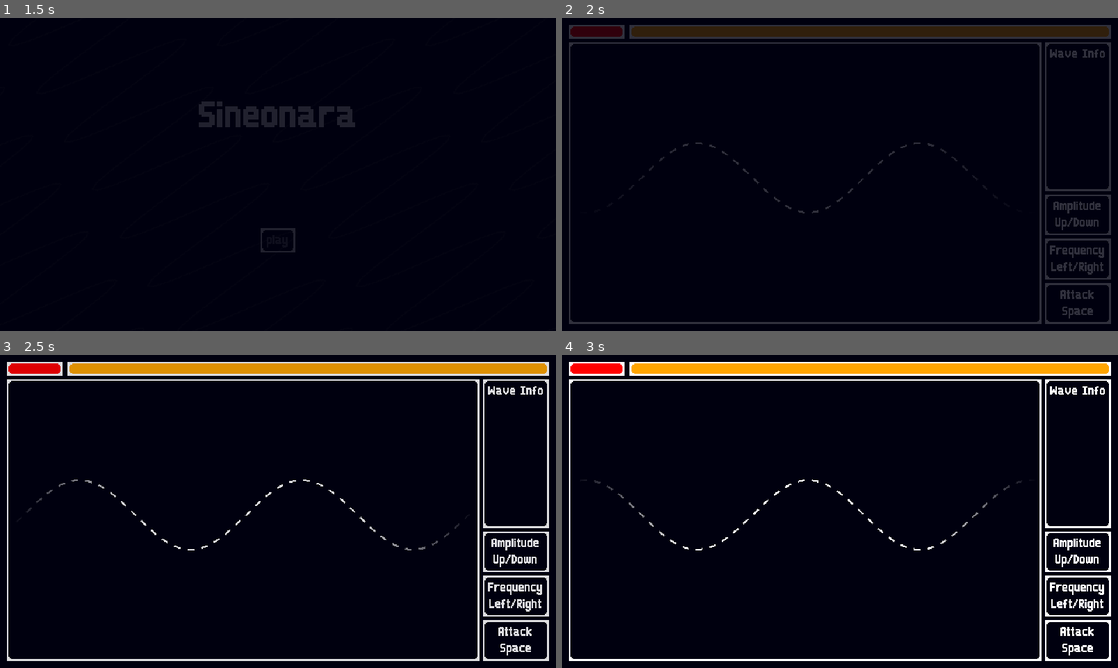
Above: before the commit, frames 1-4 (two rows, left to right).
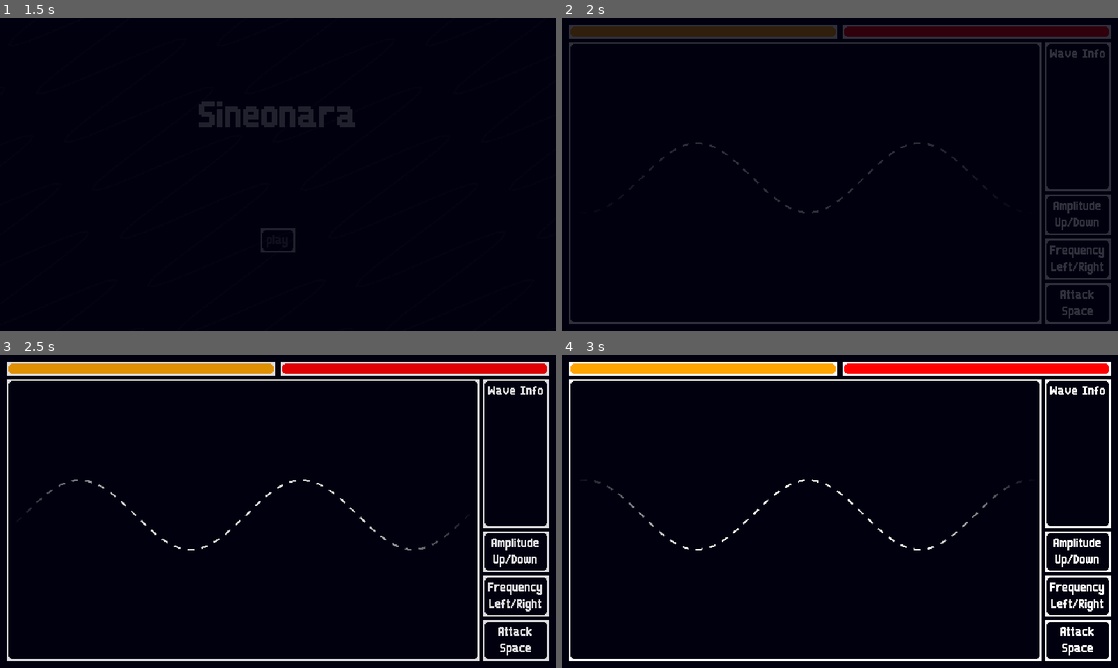
Above: after the commit, the same moments.

Repository: riSygneD/Sineonara
Game: Godot game, scene res://main.tscn
Two runs of this game, one before a commit and one after it. Both use one fixed random seed, a clock stepped at 60 frames per second and the inputs below. The project has no main scene, so this scene is started directly.
Inputs:
- Up to frame 1 (1.5 s): click "play" at 0.5 s; tap Space (attack) at 1.35 s
- Up to frame 2 (2 s): no input
- Up to frame 3 (2.5 s): tap S (decrease_amplitude) at 2.1 s
- Up to frame 4 (3 s): tap D (decrease_frequency) at 2.85 s

Frame 1 is identical in both runs. In frame 2, 2.0% of the frame differs, in the area x 1-99%, y 2-7%; in frame 3, 2.0%; in frame 4, 2.0%.

Commit message:
Adjusted UI

Diff:
--- a/ui/energy_ui.tscn
+++ b/ui/energy_ui.tscn
@@ -17,7 +17,7 @@
 unique_name_in_owner = true
 custom_minimum_size = Vector2(64, 0)
 layout_mode = 2
-size_flags_horizontal = 8
+size_flags_horizontal = 0
 color = Color(1, 0.64705884, 0, 1)
 
 [node name="BorderOver" type="PanelContainer" parent="."]
--- a/ui/game_ui.tscn
+++ b/ui/game_ui.tscn
@@ -33,11 +33,12 @@
 layout_mode = 2
 theme_override_constants/separation = 6
 
+[node name="EnergyUI" parent="MarginContainer/VBoxContainer/TopBar" instance=ExtResource("3_3rlp6")]
+layout_mode = 2
+
 [node name="HealthUI" parent="MarginContainer/VBoxContainer/TopBar" instance=ExtResource("2_3rlp6")]
 layout_mode = 2
-
-[node name="EnergyUI" parent="MarginContainer/VBoxContainer/TopBar" instance=ExtResource("3_3rlp6")]
-layout_mode = 2
+size_flags_horizontal = 3
 
 [node name="PlayArea" type="HBoxContainer" parent="MarginContainer/VBoxContainer"]
 layout_mode = 2
--- a/ui/health_ui.tscn
+++ b/ui/health_ui.tscn
@@ -17,13 +17,13 @@
 unique_name_in_owner = true
 custom_minimum_size = Vector2(64, 0)
 layout_mode = 2
-size_flags_horizontal = 0
+size_flags_horizontal = 8
 
 [node name="HealthBarOver" type="ColorRect" parent="."]
 unique_name_in_owner = true
 custom_minimum_size = Vector2(64, 0)
 layout_mode = 2
-size_flags_horizontal = 0
+size_flags_horizontal = 8
 color = Color(1, 0, 0, 1)
 
 [node name="BorderOver" type="PanelContainer" parent="."]
